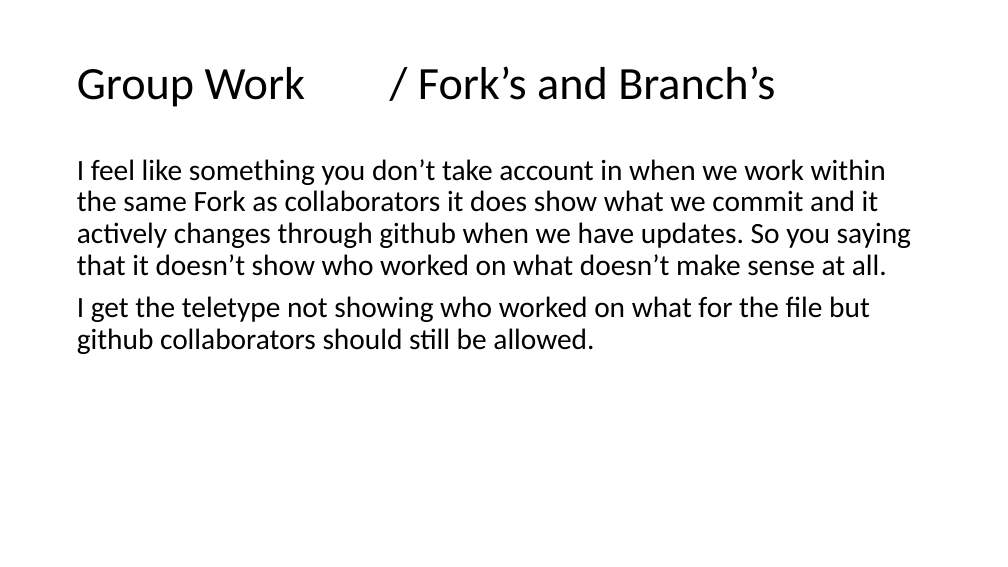
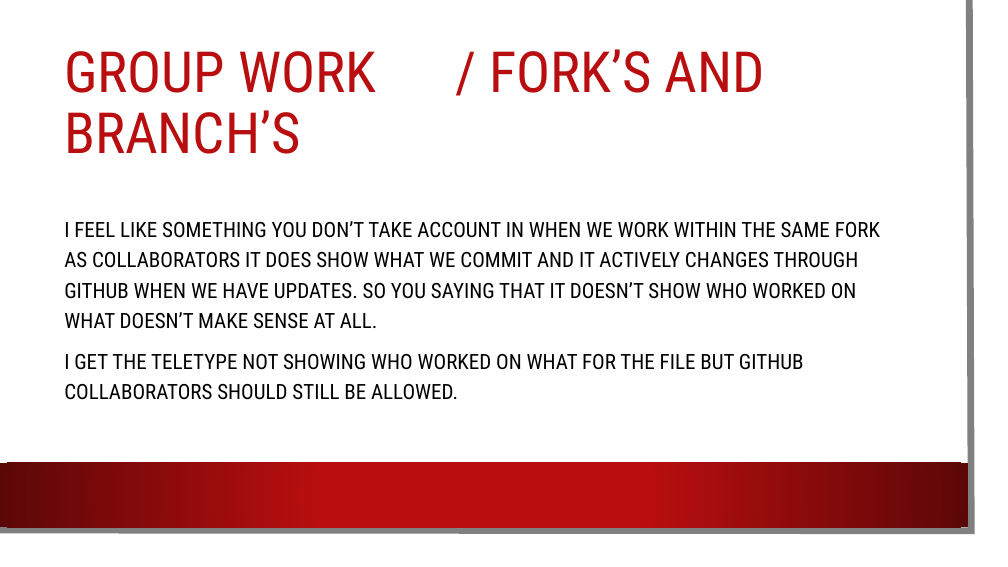
Before and after one commit to csmith1188/docpacs2122, a slide deck: slide 5 of docpac_mar18/Jaysin/ShourSnourGlass.pptx. Drawn at 1008x567 pixels with LibreOffice and Linux fonts; fonts in the diff are those of the drawing; background and template pictures are left out. Boxes give left, top, right and bottom in pixels: in the first picture for what was removed or moved away, otherwise in the second. Text is boxed around its words. In the diff, an @@ line names an element or a change of style, - is before the commit and + after.

```diff
--- a/docpac_mar18/Jaysin/ShourSnourGlass.pptx
+++ b/docpac_mar18/Jaysin/ShourSnourGlass.pptx
@@ rectangle added at (x1=0, y1=0, x2=991, y2=550), fill #FFFFFF @@
@@ freeform shape added at (x1=0, y1=0, x2=972, y2=531), outline #808080 6.5 pt @@
@@ title at (x1=64, y1=49, x2=765, y2=93): text changed; size 44 to 54 pt; font Calibri to Roboto Condensed; text colour #000000 to #B80E0F @@
-Group Work / Fork’s and Branch’s
+GROUP WORK / FORK’S AND BRANCH’S
@@ text "I FEEL LIKE SOMETHING YOU ..." at (x1=64, y1=221, x2=880, y2=400): vertical alignment top to middle @@
@@ text at (x1=64, y1=221, x2=880, y2=400): text changed; size 28 to 20 pt; font Calibri to Roboto Condensed @@
-I feel like something you don’t take account in when we work within the same Fork as collaborators it does show what we commit and it actively changes through github when we have updates. So you saying that it doesn’t show who worked on what doesn’t make sense at all.
-I get the teletype not showing who worked on what for the file but github collaborators should still be allowed.
+I FEEL LIKE SOMETHING YOU DON’T TAKE ACCOUNT IN WHEN WE WORK WITHIN THE SAME FORK AS COLLABORATORS IT DOES SHOW WHAT WE COMMIT AND IT ACTIVELY CHANGES THROUGH GITHUB WHEN WE HAVE UPDATES. SO YOU SAYING THAT IT DOESN’T SHOW WHO WORKED ON WHAT DOESN’T MAKE SENSE AT ALL.
+I GET THE TELETYPE NOT SHOWING WHO WORKED ON WHAT FOR THE FILE BUT GITHUB COLLABORATORS SHOULD STILL BE ALLOWED.
@@ rectangle added at (x1=0, y1=463, x2=968, y2=527), fill gradient #B80E0F to #5C0707 @@
```
Also in this commit, not shown: 6 other slides changed.
